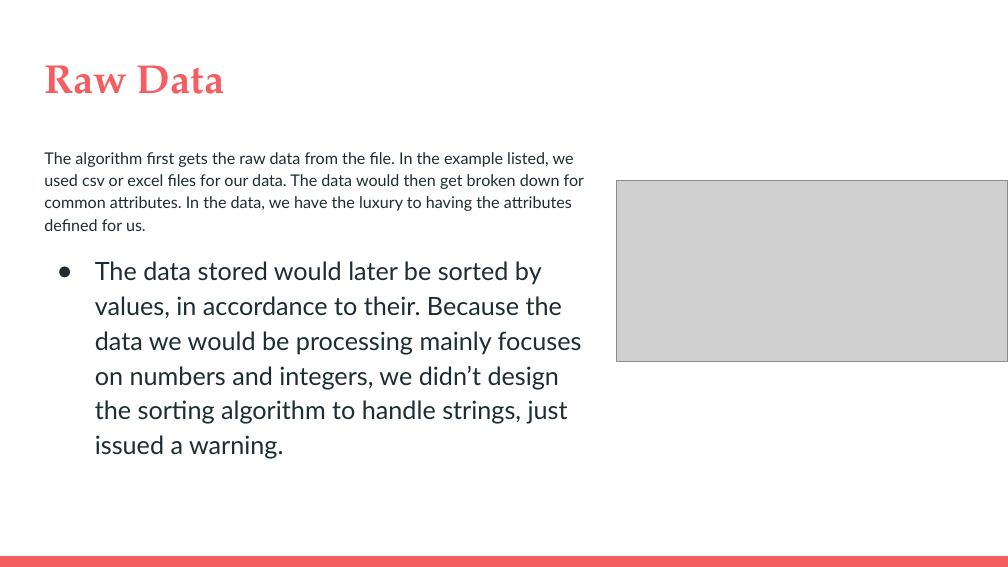
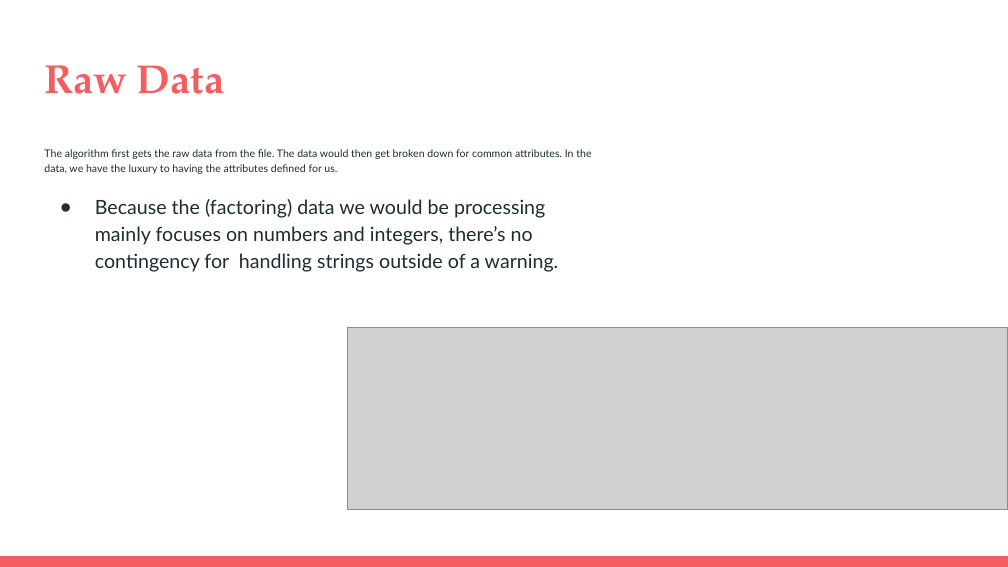
Before and after one commit to TrentNation/Data-Mining-Project-UG14, a slide deck: slide 15 of k-Nearest Neighbors (k-NN) Classification _ Regression.pptx (slide 13 before the commit). Drawn at 1008x567 pixels with LibreOffice and Linux fonts; fonts in the diff are those of the drawing; grey boxes stand for pictures. Boxes give left, top, right and bottom in pixels: in the first picture for what was removed or moved away, otherwise in the second. Text is boxed around its words. In the diff, an @@ line names an element or a change of style, - is before the commit and + after.

Commit message:
Updated Slides

```diff
--- a/k-Nearest Neighbors (k-NN) Classification _ Regression.pptx
+++ b/k-Nearest Neighbors (k-NN) Classification _ Regression.pptx
@@ text at box(44, 149, 591, 272): text changed; size 11.5 to 7.5 pt @@
-The algorithm first gets the raw data from the file. In the example listed, we used csv or excel files for our data. The data would then get broken down for common attributes. In the data, we have the luxury to having the attributes defined for us.
-● The data stored would later be sorted by values, in accordance to their. Because the data we would be processing mainly focuses on numbers and integers, we didn’t design the sorting algorithm to handle strings, just issued a warning.
+The algorithm first gets the raw data from the file. The data would then get broken down for common attributes. In the data, we have the luxury to having the attributes defined for us.
+● Because the (factoring) data we would be processing mainly focuses on numbers and integers, there’s no contingency for handling strings outside of a warning.
@@ picture: place and size @@
-picture at box(617, 180, 1008, 362)
+picture at box(347, 328, 1008, 509)
```
Also in this commit, not shown: 4 other slides changed, 7 slides added.
